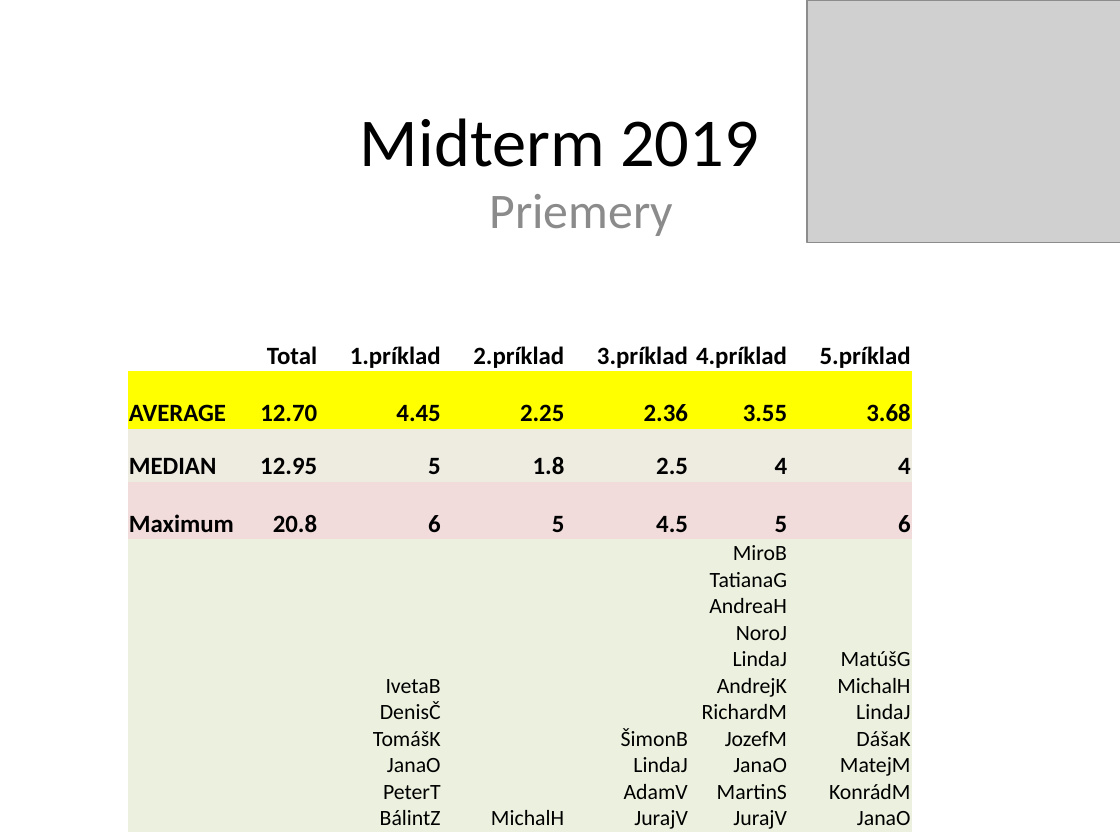
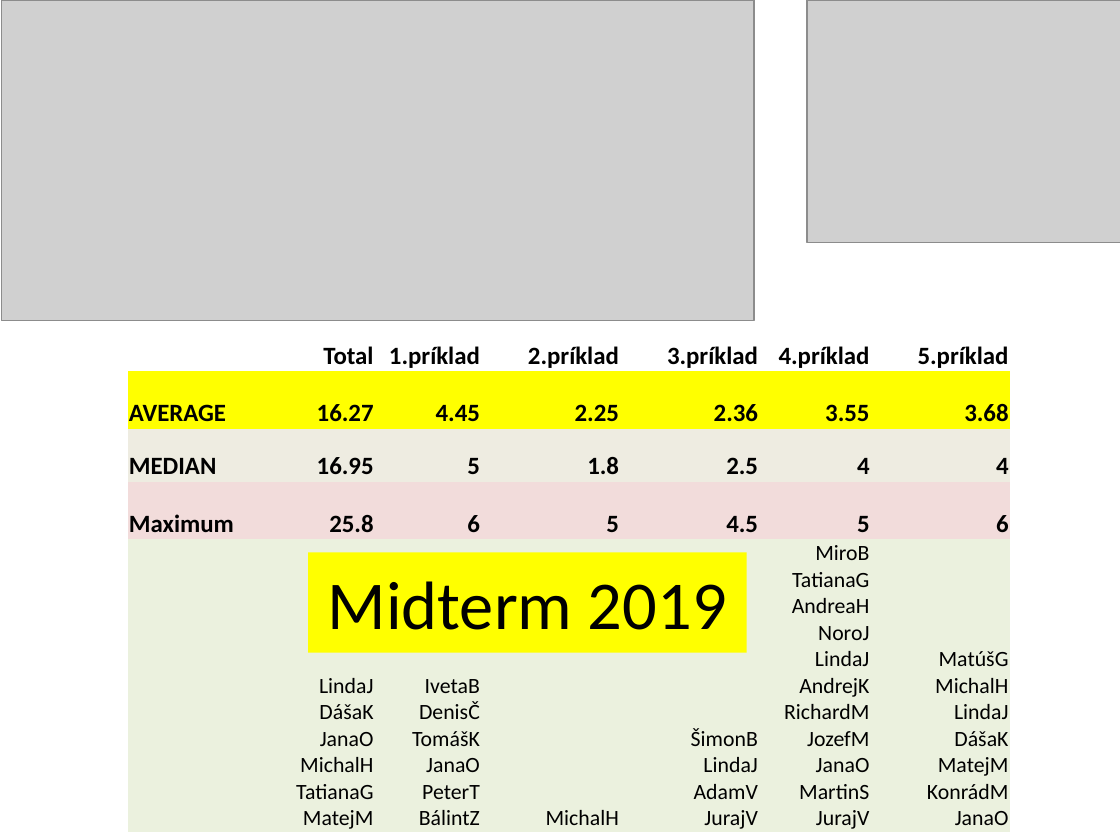
Before and after one commit to Programovanie4/Prednasky, a slide deck: slide 1 of 10/10_java_intro.pptx. Drawn at 1120x840 pixels with LibreOffice and Linux fonts; fonts in the diff are those of the drawing; grey boxes stand for pictures. Boxes give left, top, right and bottom in pixels: in the first picture for what was removed or moved away, otherwise in the second. Text is boxed around its words. In the diff, an @@ line names an element or a change of style, - is before the commit and + after.

```diff
--- a/10/10_java_intro.pptx
+++ b/10/10_java_intro.pptx
@@ picture added at <box>1,0,754,320</box> @@
@@ subtitle removed at <box>489,194,673,236</box> @@
-Priemery
@@ table at <box>128,315,1010,833</box> @@
-row 2, column 2: 12.70
+row 2, column 2: 16.27
-row 3, column 2: 12.95
+row 3, column 2: 16.95
-row 4, column 2: 20.8
+row 4, column 2: 25.8
-row 5, column 2: 
+row 5, column 2: LindaJ / DášaK / JanaO / MichalH / TatianaG / MatejM
@@ table: place and size @@
-table at <box>128,315,911,833</box>
+table at <box>128,315,1010,833</box>
@@ title "Midterm 2019": place and size @@
-title "Midterm 2019" at <box>360,118,759,167</box>
+title "Midterm 2019" at <box>308,552,747,653</box>
@@ title "Midterm 2019" at <box>308,552,747,653</box>: fill none to #FFFF00 @@
```
Also in this commit, not shown: 1 slide added, 1 slide removed, 1 other file.
